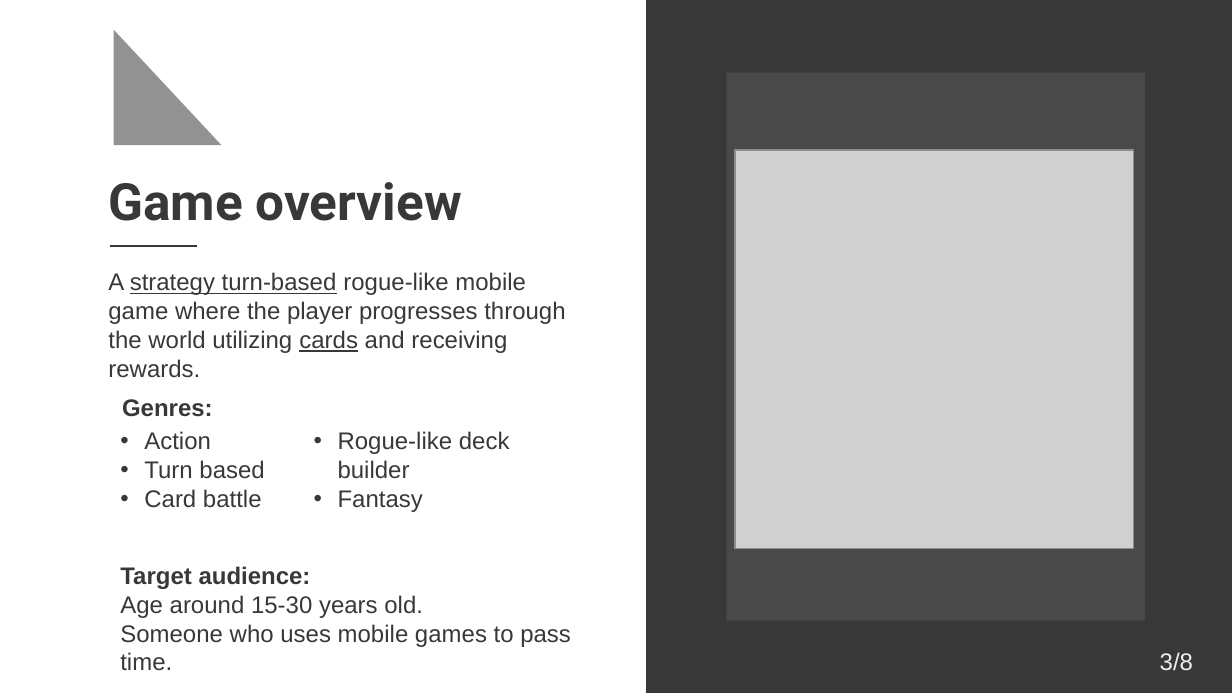
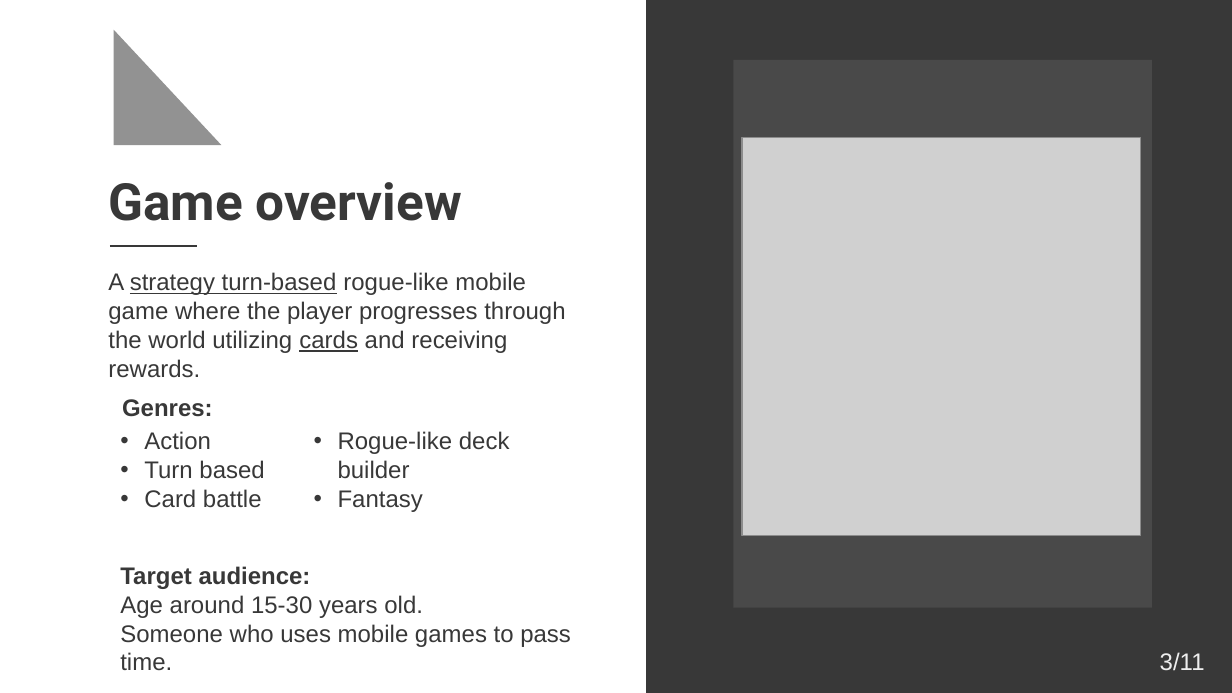
Before and after one commit to FariaXD/UnityMobileGame-FinalProject, a slide deck: slide 3 of ReportsAndOthers/Presentations/Presentation.pptx. Drawn at 1232x693 pixels with LibreOffice and Linux fonts; fonts in the diff are those of the drawing; grey boxes stand for pictures. Boxes give left, top, right and bottom in pixels: in the first picture for what was removed or moved away, otherwise in the second. Text is boxed around its words. In the diff, an @@ line names an element or a change of style, - is before the commit and + after.

```diff
--- a/ReportsAndOthers/Presentations/Presentation.pptx
+++ b/ReportsAndOthers/Presentations/Presentation.pptx
@@ rectangle: place and size @@
-rectangle at (727,73,1146,621)
+rectangle at (733,60,1152,609)
@@ picture: place and size @@
-picture at (736,150,1133,548)
+picture at (742,138,1140,536)
@@ text at (1160,652,1205,671): text changed @@
-3/8
+3/11
```
Also in this commit, not shown: 7 other slides changed, 1 slide added, 12 other files.
